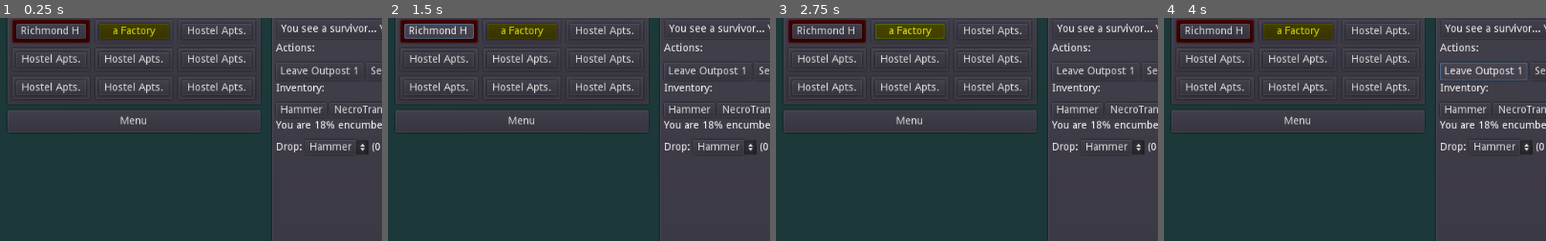
Above: before the commit, frames 1-4 (left to right).
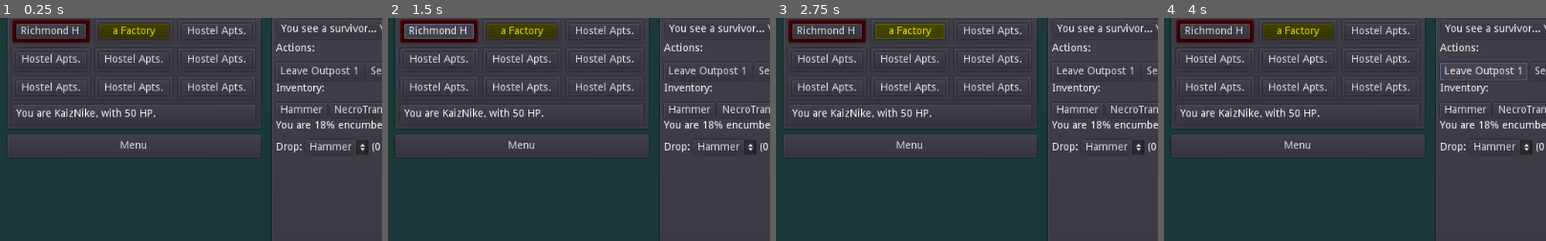
Above: after the commit, the same moments.

Repository: KaizNike/Undead-Urbz
Game: Godot game, scene res://src/Game.tscn
Same seed, same stepped clock (60 frames per second), same inputs: the game is played once before the commit and once after it. The project has no main scene, so this scene is started directly.
Inputs (mouse positions are % of the whole screen's width and height, from its top left):
- Up to frame 1 (0.25 s): no input
- Up to frame 2 (1.5 s): click (64, 14) at 0.52 s; type "12" at 0.6 s; click "Richmond Hospital" at 1.25 s
- Up to frame 3 (2.75 s): click "a Factory" at 2 s
- Up to frame 4 (4 s): click "Hostel Apts." at 2.75 s; click "Leave Outpost 1" at 3.5 s
The pictures show only the part of the screen within x 0-50%, y 2-52%; the shares and areas given below are measured in that part.

The runs differ from the first frame. In frame 1, 10% of the frame differs, in the area x 2-69%, y 38-63%; in frame 2, 10%; in frame 3, 10%; in frame 4, 10%.

Commit message:
Add Actor Node and Player data in UI

Diff:
--- /dev/null
+++ b/Undead Urbz/Actor.gd
@@ -0,0 +1,20 @@
+extends Node
+
+var isHuman = true # Set false if zombie
+var isAlive = true # Set false if killed
+
+var inv = []
+var item = {"Type": "", "Uses": "", "hasUses": false}
+# Declare member variables here. Examples:
+# var a = 2
+# var b = "text"
+
+
+# Called when the node enters the scene tree for the first time.
+func _ready():
+	pass # Replace with function body.
+
+
+# Called every frame. 'delta' is the elapsed time since the previous frame.
+#func _process(delta):
+#	pass
--- /dev/null
+++ b/Undead Urbz/src/Actor.tscn
@@ -0,0 +1,6 @@
+[gd_scene load_steps=2 format=2]
+
+[ext_resource path="res://Actor.gd" type="Script" id=1]
+
+[node name="Actor" type="Node"]
+script = ExtResource( 1 )
--- a/Undead Urbz/src/UI.tscn
+++ b/Undead Urbz/src/UI.tscn
@@ -27,23 +27,27 @@
 
 [node name="PanelContainer" type="PanelContainer" parent="HSplitContainer/VSplitContainer"]
 margin_right = 343.0
-margin_bottom = 124.0
+margin_bottom = 157.0
 size_flags_horizontal = 3
 
-[node name="GridContainer" type="GridContainer" parent="HSplitContainer/VSplitContainer/PanelContainer"]
+[node name="VBoxContainer" type="VBoxContainer" parent="HSplitContainer/VSplitContainer/PanelContainer"]
 margin_left = 7.0
 margin_top = 7.0
 margin_right = 336.0
-margin_bottom = 117.0
+margin_bottom = 150.0
+
+[node name="GridContainer" type="GridContainer" parent="HSplitContainer/VSplitContainer/PanelContainer/VBoxContainer"]
+margin_right = 329.0
+margin_bottom = 110.0
 columns = 3
 
-[node name="PanelContainer" type="PanelContainer" parent="HSplitContainer/VSplitContainer/PanelContainer/GridContainer"]
+[node name="PanelContainer" type="PanelContainer" parent="HSplitContainer/VSplitContainer/PanelContainer/VBoxContainer/GridContainer"]
 self_modulate = Color( 1, 0, 0, 1 )
 margin_right = 107.0
 margin_bottom = 34.0
 rect_min_size = Vector2( 107, 0 )
 
-[node name="Button" type="Button" parent="HSplitContainer/VSplitContainer/PanelContainer/GridContainer/PanelContainer"]
+[node name="Button" type="Button" parent="HSplitContainer/VSplitContainer/PanelContainer/VBoxContainer/GridContainer/PanelContainer"]
 margin_left = 7.0
 margin_top = 7.0
 margin_right = 100.0
@@ -51,13 +55,13 @@
 text = "Richmond Hospital"
 clip_text = true
 
-[node name="PanelContainer2" type="PanelContainer" parent="HSplitContainer/VSplitContainer/PanelContainer/GridContainer"]
+[node name="PanelContainer2" type="PanelContainer" parent="HSplitContainer/VSplitContainer/PanelContainer/VBoxContainer/GridContainer"]
 margin_left = 111.0
 margin_right = 218.0
 margin_bottom = 34.0
 rect_min_size = Vector2( 107, 0 )
 
-[node name="Button" type="Button" parent="HSplitContainer/VSplitContainer/PanelContainer/GridContainer/PanelContainer2"]
+[node name="Button" type="Button" parent="HSplitContainer/VSplitContainer/PanelContainer/VBoxContainer/GridContainer/PanelContainer2"]
 modulate = Color( 1, 1, 0, 1 )
 margin_left = 7.0
 margin_top = 7.0
@@ -66,112 +70,125 @@
 text = "a Factory"
 clip_text = true
 
-[node name="PanelContainer3" type="PanelContainer" parent="HSplitContainer/VSplitContainer/PanelContainer/GridContainer"]
+[node name="PanelContainer3" type="PanelContainer" parent="HSplitContainer/VSplitContainer/PanelContainer/VBoxContainer/GridContainer"]
 margin_left = 222.0
 margin_right = 329.0
 margin_bottom = 34.0
 rect_min_size = Vector2( 107, 0 )
 
-[node name="Button" type="Button" parent="HSplitContainer/VSplitContainer/PanelContainer/GridContainer/PanelContainer3"]
-margin_left = 7.0
-margin_top = 7.0
-margin_right = 100.0
-margin_bottom = 27.0
-text = "Hostel Apts."
-clip_text = true
-
-[node name="PanelContainer4" type="PanelContainer" parent="HSplitContainer/VSplitContainer/PanelContainer/GridContainer"]
+[node name="Button" type="Button" parent="HSplitContainer/VSplitContainer/PanelContainer/VBoxContainer/GridContainer/PanelContainer3"]
+margin_left = 7.0
+margin_top = 7.0
+margin_right = 100.0
+margin_bottom = 27.0
+text = "Hostel Apts."
+clip_text = true
+
+[node name="PanelContainer4" type="PanelContainer" parent="HSplitContainer/VSplitContainer/PanelContainer/VBoxContainer/GridContainer"]
 margin_top = 38.0
 margin_right = 107.0
 margin_bottom = 72.0
 rect_min_size = Vector2( 107, 0 )
 
-[node name="Button" type="Button" parent="HSplitContainer/VSplitContainer/PanelContainer/GridContainer/PanelContainer4"]
-margin_left = 7.0
-margin_top = 7.0
-margin_right = 100.0
-margin_bottom = 27.0
-text = "Hostel Apts."
-clip_text = true
-
-[node name="PanelContainer5" type="PanelContainer" parent="HSplitContainer/VSplitContainer/PanelContainer/GridContainer"]
+[node name="Button" type="Button" parent="HSplitContainer/VSplitContainer/PanelContainer/VBoxContainer/GridContainer/PanelContainer4"]
+margin_left = 7.0
+margin_top = 7.0
+margin_right = 100.0
+margin_bottom = 27.0
+text = "Hostel Apts."
+clip_text = true
+
+[node name="PanelContainer5" type="PanelContainer" parent="HSplitContainer/VSplitContainer/PanelContainer/VBoxContainer/GridContainer"]
 margin_left = 111.0
 margin_top = 38.0
 margin_right = 218.0
 margin_bottom = 72.0
 rect_min_size = Vector2( 107, 0 )
 
-[node name="Button" type="Button" parent="HSplitContainer/VSplitContainer/PanelContainer/GridContainer/PanelContainer5"]
-margin_left = 7.0
-margin_top = 7.0
-margin_right = 100.0
-margin_bottom = 27.0
-text = "Hostel Apts."
-clip_text = true
-
-[node name="PanelContainer6" type="PanelContainer" parent="HSplitContainer/VSplitContainer/PanelContainer/GridContainer"]
+[node name="Button" type="Button" parent="HSplitContainer/VSplitContainer/PanelContainer/VBoxContainer/GridContainer/PanelContainer5"]
+margin_left = 7.0
+margin_top = 7.0
+margin_right = 100.0
+margin_bottom = 27.0
+text = "Hostel Apts."
+clip_text = true
+
+[node name="PanelContainer6" type="PanelContainer" parent="HSplitContainer/VSplitContainer/PanelContainer/VBoxContainer/GridContainer"]
 margin_left = 222.0
 margin_top = 38.0
 margin_right = 329.0
 margin_bottom = 72.0
 rect_min_size = Vector2( 107, 0 )
 
-[node name="Button" type="Button" parent="HSplitContainer/VSplitContainer/PanelContainer/GridContainer/PanelContainer6"]
-margin_left = 7.0
-margin_top = 7.0
-margin_right = 100.0
-margin_bottom = 27.0
-text = "Hostel Apts."
-clip_text = true
-
-[node name="PanelContainer7" type="PanelContainer" parent="HSplitContainer/VSplitContainer/PanelContainer/GridContainer"]
+[node name="Button" type="Button" parent="HSplitContainer/VSplitContainer/PanelContainer/VBoxContainer/GridContainer/PanelContainer6"]
+margin_left = 7.0
+margin_top = 7.0
+margin_right = 100.0
+margin_bottom = 27.0
+text = "Hostel Apts."
+clip_text = true
+
+[node name="PanelContainer7" type="PanelContainer" parent="HSplitContainer/VSplitContainer/PanelContainer/VBoxContainer/GridContainer"]
 margin_top = 76.0
 margin_right = 107.0
 margin_bottom = 110.0
 rect_min_size = Vector2( 107, 0 )
 
-[node name="Button" type="Button" parent="HSplitContainer/VSplitContainer/PanelContainer/GridContainer/PanelContainer7"]
-margin_left = 7.0
-margin_top = 7.0
-margin_right = 100.0
-margin_bottom = 27.0
-text = "Hostel Apts."
-clip_text = true
-
-[node name="PanelContainer8" type="PanelContainer" parent="HSplitContainer/VSplitContainer/PanelContainer/GridContainer"]
+[node name="Button" type="Button" parent="HSplitContainer/VSplitContainer/PanelContainer/VBoxContainer/GridContainer/PanelContainer7"]
+margin_left = 7.0
+margin_top = 7.0
+margin_right = 100.0
+margin_bottom = 27.0
+text = "Hostel Apts."
+clip_text = true
+
+[node name="PanelContainer8" type="PanelContainer" parent="HSplitContainer/VSplitContainer/PanelContainer/VBoxContainer/GridContainer"]
 margin_left = 111.0
 margin_top = 76.0
 margin_right = 218.0
 margin_bottom = 110.0
 rect_min_size = Vector2( 107, 0 )
 
-[node name="Button" type="Button" parent="HSplitContainer/VSplitContainer/PanelContainer/GridContainer/PanelContainer8"]
-margin_left = 7.0
-margin_top = 7.0
-margin_right = 100.0
-margin_bottom = 27.0
-text = "Hostel Apts."
-clip_text = true
-
-[node name="PanelContainer9" type="PanelContainer" parent="HSplitContainer/VSplitContainer/PanelContainer/GridContainer"]
+[node name="Button" type="Button" parent="HSplitContainer/VSplitContainer/PanelContainer/VBoxContainer/GridContainer/PanelContainer8"]
+margin_left = 7.0
+margin_top = 7.0
+margin_right = 100.0
+margin_bottom = 27.0
+text = "Hostel Apts."
+clip_text = true
+
+[node name="PanelContainer9" type="PanelContainer" parent="HSplitContainer/VSplitContainer/PanelContainer/VBoxContainer/GridContainer"]
 margin_left = 222.0
 margin_top = 76.0
 margin_right = 329.0
 margin_bottom = 110.0
 rect_min_size = Vector2( 107, 0 )
 
-[node name="Button" type="Button" parent="HSplitContainer/VSplitContainer/PanelContainer/GridContainer/PanelContainer9"]
-margin_left = 7.0
-margin_top = 7.0
-margin_right = 100.0
-margin_bottom = 27.0
-text = "Hostel Apts."
-clip_text = true
+[node name="Button" type="Button" parent="HSplitContainer/VSplitContainer/PanelContainer/VBoxContainer/GridContainer/PanelContainer9"]
+margin_left = 7.0
+margin_top = 7.0
+margin_right = 100.0
+margin_bottom = 27.0
+text = "Hostel Apts."
+clip_text = true
+
+[node name="PanelContainer" type="PanelContainer" parent="HSplitContainer/VSplitContainer/PanelContainer/VBoxContainer"]
+margin_top = 114.0
+margin_right = 329.0
+margin_bottom = 143.0
+
+[node name="RichTextLabel" type="RichTextLabel" parent="HSplitContainer/VSplitContainer/PanelContainer/VBoxContainer/PanelContainer"]
+margin_left = 7.0
+margin_top = 7.0
+margin_right = 322.0
+margin_bottom = 22.0
+text = "You are KaizNike, with 50 HP."
+fit_content_height = true
 
 [node name="PanelContainer2" type="PanelContainer" parent="HSplitContainer/VSplitContainer"]
-margin_top = 128.0
+margin_top = 161.0
 margin_right = 343.0
-margin_bottom = 162.0
+margin_bottom = 195.0
 size_flags_horizontal = 3
 
 [node name="MenuButton" type="MenuButton" parent="HSplitContainer/VSplitContainer/PanelContainer2"]
@@ -183,9 +200,9 @@
 items = [ "Settings", null, 0, false, false, 0, 0, null, "", false, "Log Out", null, 0, false, false, 1, 0, null, "", false, "Skills", null, 0, false, false, 2, 0, null, "", false, "Contacts", null, 0, false, false, 3, 0, null, "", false ]
 
 [node name="Control" type="CenterContainer" parent="HSplitContainer/VSplitContainer"]
-margin_top = 166.0
+margin_top = 199.0
 margin_right = 343.0
-margin_bottom = 166.0
+margin_bottom = 199.0
 
 [node name="PanelContainer2" type="PanelContainer" parent="HSplitContainer"]
 margin_left = 355.0
